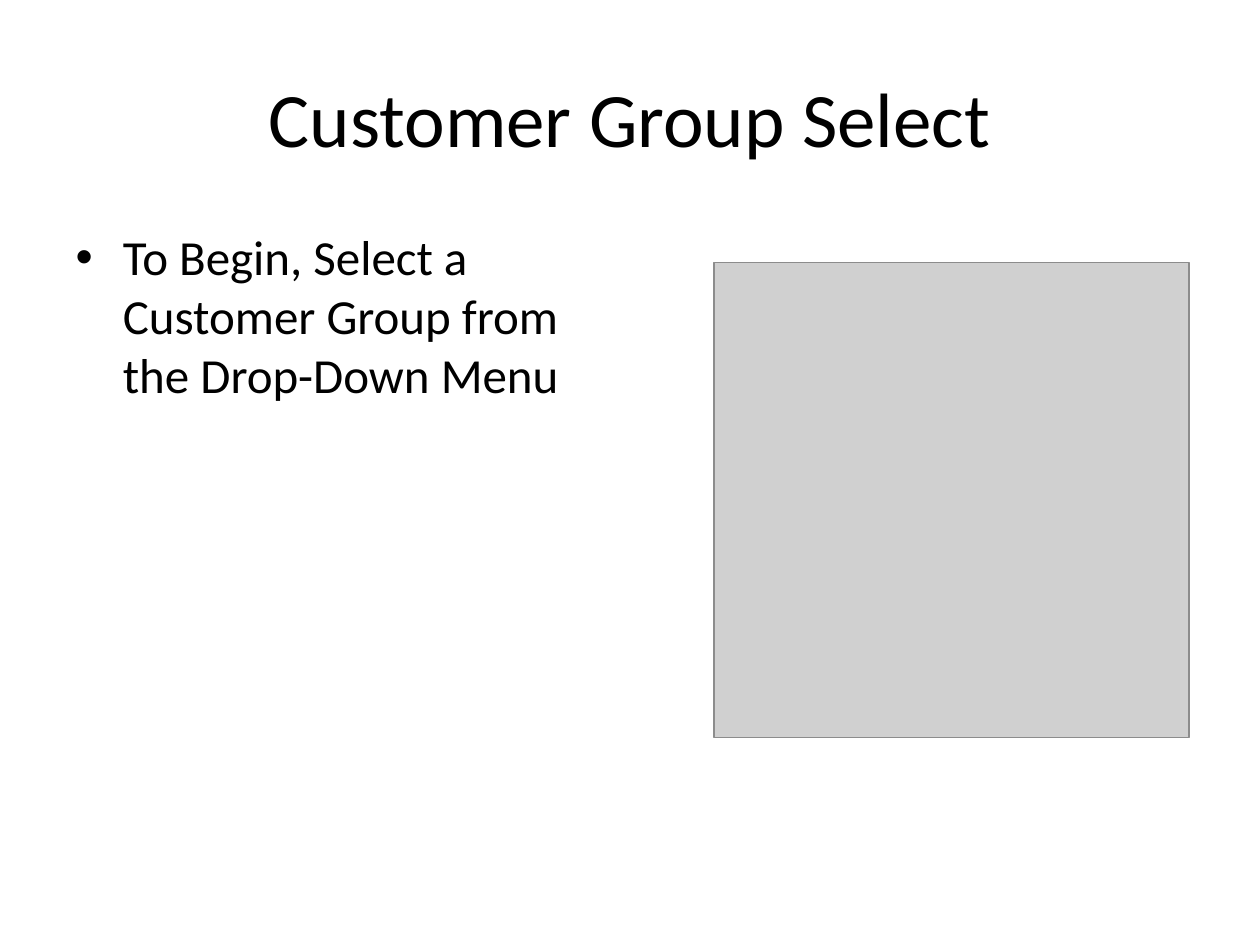
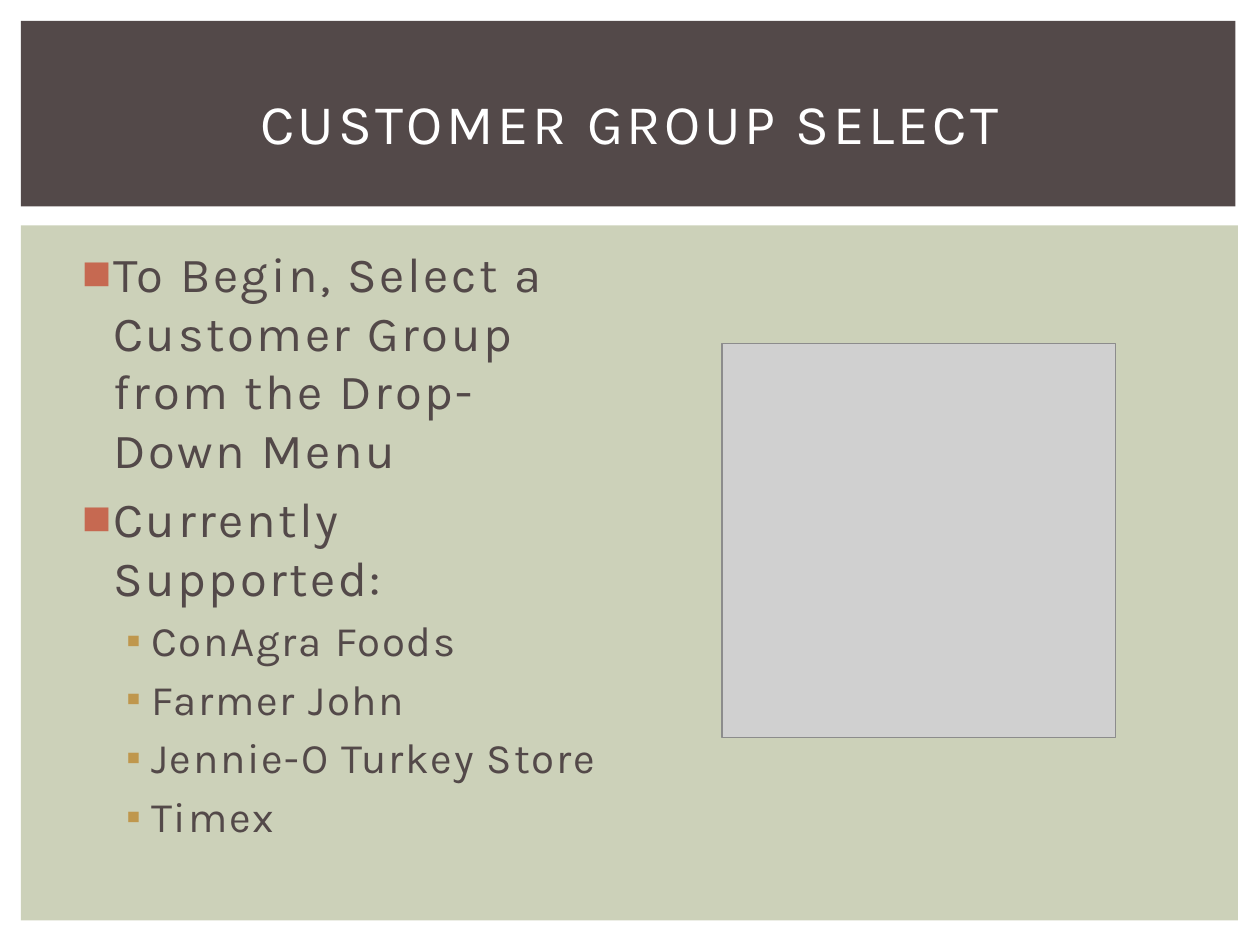
Before and after one commit to lonelyion/QuickStore, a slide deck: slide 3 of QuickStore.pptx. Drawn at 1260x945 pixels with LibreOffice and Linux fonts; fonts in the diff are those of the drawing; grey boxes stand for pictures. Boxes give left, top, right and bottom in pixels: in the first picture for what was removed or moved away, otherwise in the second. Text is boxed around its words. In the diff, an @@ line names an element or a change of style, - is before the commit and + after.

```diff
--- a/QuickStore.pptx
+++ b/QuickStore.pptx
@@ rectangle added at box(21, 21, 1236, 207), fill #534949 @@
@@ title at box(260, 108, 999, 145): text changed; size 44 to 32 pt; font Calibri to Karla; text colour #000000 to #FFFFFF @@
-Customer Group Select
+CUSTOMER GROUP SELECT
@@ rectangle added at box(21, 226, 1239, 921), fill #CCD1B9 @@
@@ text "To Begin, Select a Customer ...": place and size @@
-text "To Begin, Select a Customer ..." at box(123, 241, 559, 401)
+text "To Begin, Select a Customer ..." at box(113, 258, 595, 833)
@@ text at box(113, 258, 541, 469): font Calibri to Karla, text colour #000000 to #534949, letter spacing 0 to 1.5 pt in "To Begin, Select a Customer Group from ..."; bullet • to ■ @@
@@ picture: place and size @@
-picture at box(714, 262, 1189, 737)
+picture at box(722, 344, 1116, 738)
@@ text at box(113, 503, 595, 833): paragraphs added @@
+■ Currently Supported:
+  ▪ ConAgra Foods
+  ▪ Farmer John
+  ▪ Jennie-O Turkey Store
+  ▪ Timex
```
Also in this commit, not shown: 10 other slides changed, 2 slides added, 2 other files.
